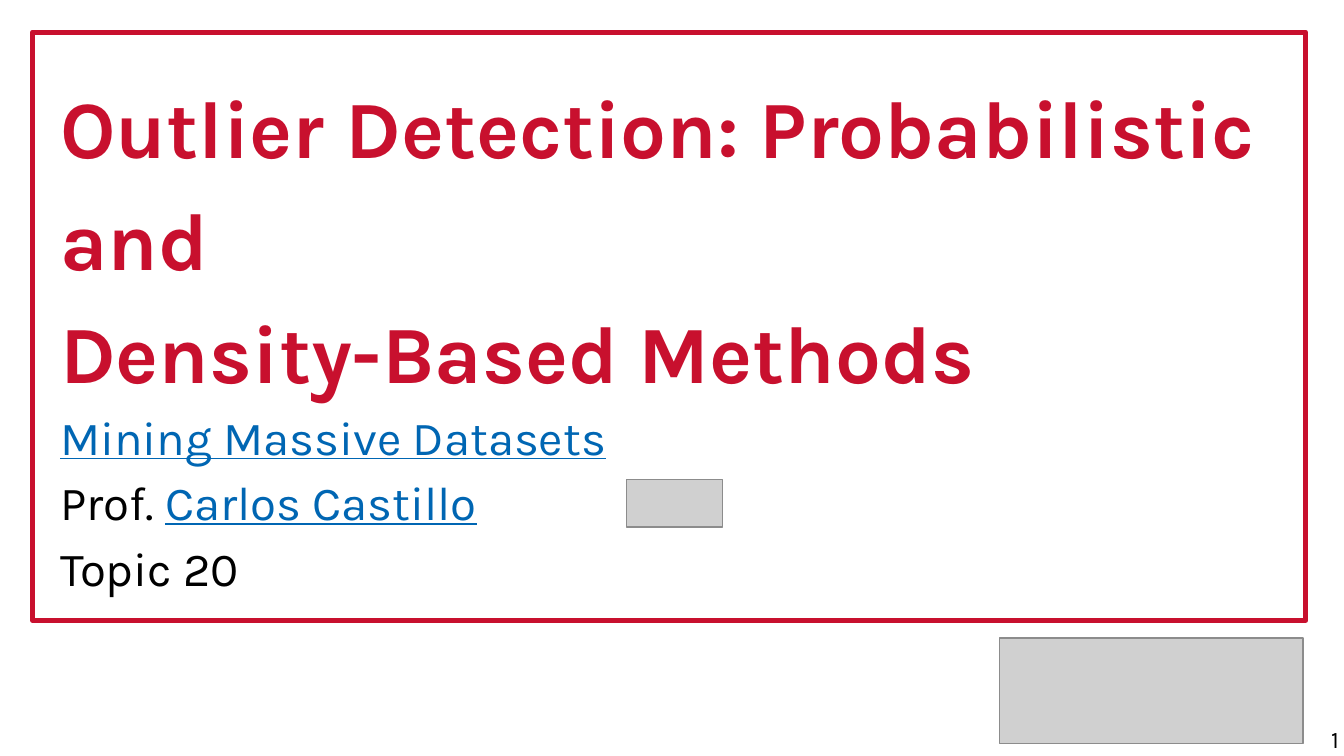
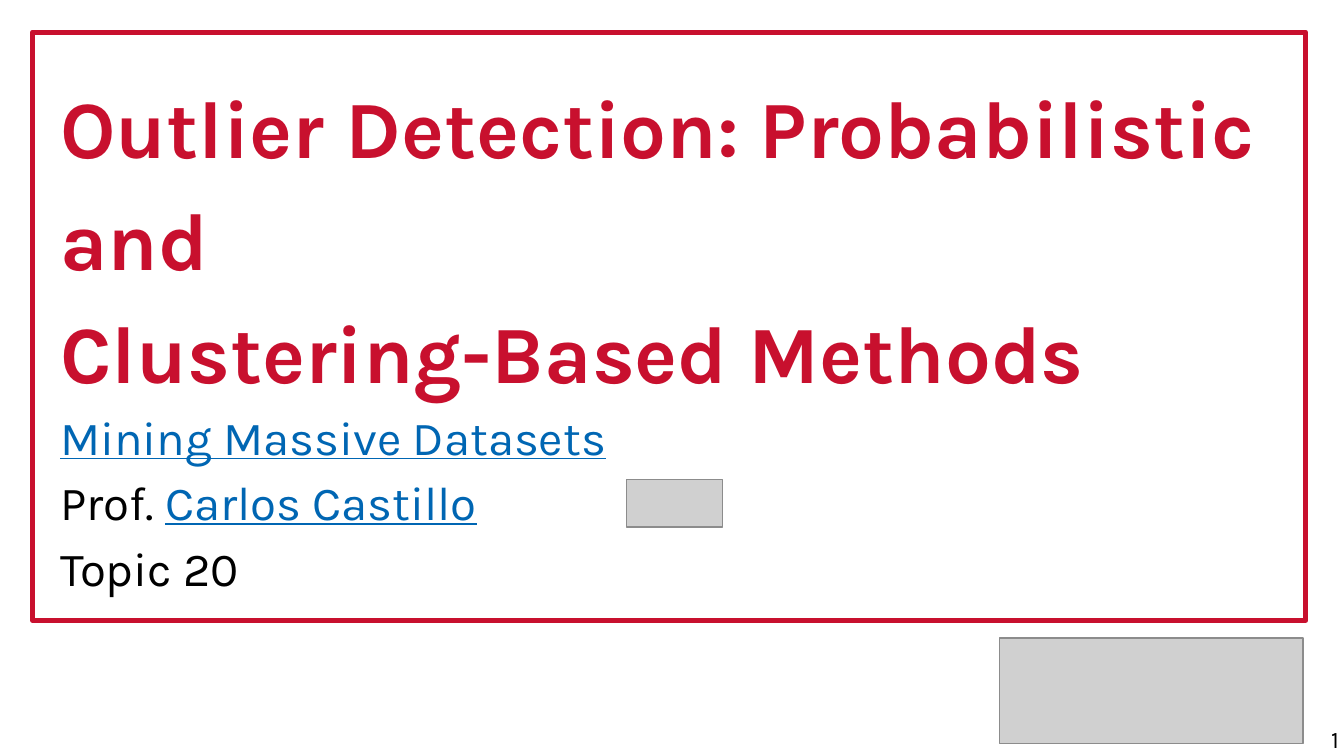
Before and after one commit to marco-calautti/data-mining-course, a slide deck: slide 1 of theory/odp/tt20_outliers_probability_density.odp. Drawn at 1344x756 pixels with LibreOffice and Linux fonts; fonts in the diff are those of the drawing; grey boxes stand for pictures. Boxes give left, top, right and bottom in pixels: in the first picture for what was removed or moved away, otherwise in the second. Text is boxed around its words. In the diff, an @@ line names an element or a change of style, - is before the commit and + after.

```diff
--- a/theory/odp/tt20_outliers_probability_density.odp
+++ b/theory/odp/tt20_outliers_probability_density.odp
@@ text at [60,100,1255,402]: text changed @@
-Outlier Detection: Probabilistic and
-Density-Based Methods
+Outlier Detection: Probabilistic and
+Clustering-Based Methods
```
Also in this commit, not shown: 3 other slides changed, 8 slides removed, 2 other files.
